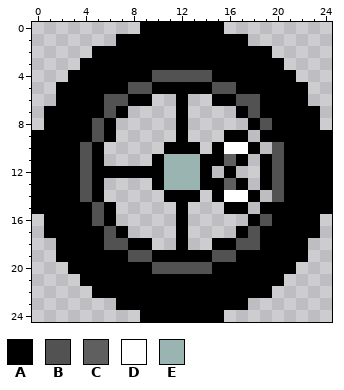
A pixel-art sprite gets an edit: core/rawAssets/sprites/rollen-polymer-4.png. That is the earlier state.
The file is 25x25 pixels.
Palette (. is transparent): A #000000  B #535252  C #5f5f5f  D #ffffff  E #9ab4b2
Pixels before, first column x 0:
 0 .........AAAAAAA.........
 1 .......AAAAAAAAAAA.......
 2 .....AAAAAAAAAAAAAAA.....
 3 ....AAAAAAAAAAAAAAAAA....
 4 ...AAAAAAABBBBBAAAAAAA...
 5 ..AAAAAABBAAAAABBAAAAAA..
 6 ..AAAABBAA..A..AABBAAAA..
 7 .AAAAABA....A....ABAAAAA.
 8 .AAAABA.....A.....ABAAAA.
 9 AAAAABA.....A...AA.AAAAAA
10 AAAABA.....AAA.ADDA.BAAAA
11 AAAABA....AEEEAACA.ABAAAA
12 AAAABAAAAAAEEEA.A..ABAAAA
13 AAAABA....AEEEAACA.ABAAAA
14 AAAABA.....AAA.ADDA.BAAAA
15 AAAAABA.....A...AA.AAAAAA
16 .AAAABA.....A.....ABAAAA.
17 .AAAAABA....A....ABAAAAA.
18 ..AAAABBAA..A..AABBAAAA..
19 ..AAAAAABBAAAAABBAAAAAA..
20 ...AAAAAAABBBBBAAAAAAA...
21 ....AAAAAAAAAAAAAAAAA....
22 .....AAAAAAAAAAAAAAA.....
23 .......AAAAAAAAAAA.......
24 .........AAAAAAA.........
After the commit:
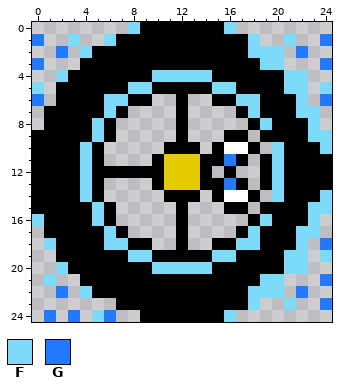
Colours new in this view: F #7ddaf9  G #217aff
Edits made:
colour E: #9ab4b2 -> #e5ca00
y 0: x 8 . -> F; x 16 . -> F
y 1: x 0 . -> G; x 3 . -> F; x 6 . -> F; x 18 . -> F; x 21 . -> F; x 24 . -> G
y 2: x 2 . -> G; x 4 . -> F; x 18..20 AA. -> FFF; x 22 . -> G
y 3: x 0 . -> G; x 19..20 AA -> FF; x 24 . -> G
y 4: x 2 . -> F; x 10..14 BBBBB -> FFFFF; x 21..22 A. -> FF
y 5: x 0 . -> F; x 8..9 BB -> FF; x 15..16 BB -> FF; x 21..22 AA -> FF; x 24 . -> F
y 6: x 0 . -> G; x 6..7 BB -> FF; x 17..18 BB -> FF; x 22 A -> F; x 24 . -> G
y 7: x 6 B -> F; x 18 B -> F; x 22..23 AA -> FF
y 8: x 5 B -> F; x 19 B -> F; x 23 A -> F
y 9: x 5 B -> F; x 23..24 AA -> FF
y 10: x 4 B -> F; x 20 B -> F; x 24 A -> F
y 11: x 4 B -> F; x 16 C -> G; x 20 B -> F
y 12: x 4 B -> F; x 20 B -> F
y 13: x 4 B -> F; x 16 C -> G; x 20 B -> F
y 14: x 4 B -> F; x 20 B -> F; x 24 A -> F
y 15: x 5 B -> F; x 23..24 AA -> FF
y 16: x 0 . -> F; x 5 B -> F; x 19 B -> F; x 23 A -> F
y 17: x 6 B -> F; x 18 B -> F; x 22..23 AA -> FF
y 18: x 1 . -> F; x 6..7 BB -> FF; x 17..18 BB -> FF; x 22 A -> F; x 24 . -> G
y 19: x 8..9 BB -> FF; x 15..16 BB -> FF; x 21..22 AA -> FF; x 24 . -> F
y 20: x 2 . -> F; x 10..14 BBBBB -> FFFFF; x 21..22 A. -> FF
y 21: x 1 . -> F; x 19..20 AA -> FF; x 24 . -> G
y 22: x 2 . -> G; x 4 . -> F; x 18..20 AA. -> FFF; x 22 . -> G
y 23: x 18 . -> F; x 21 . -> F; x 24 . -> G
y 24: x 1 . -> G; x 3 . -> G; x 5..6 .. -> FG; x 16 . -> F
Changed places in both pictures, as pixel boxes (x1, y1, x2, y2):
changed: (32, 22, 332, 322)
